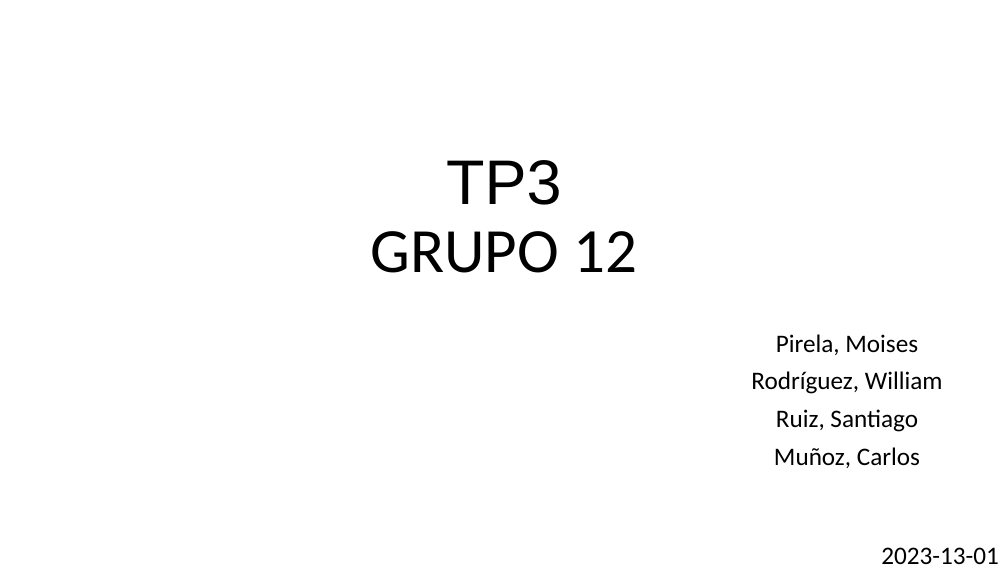
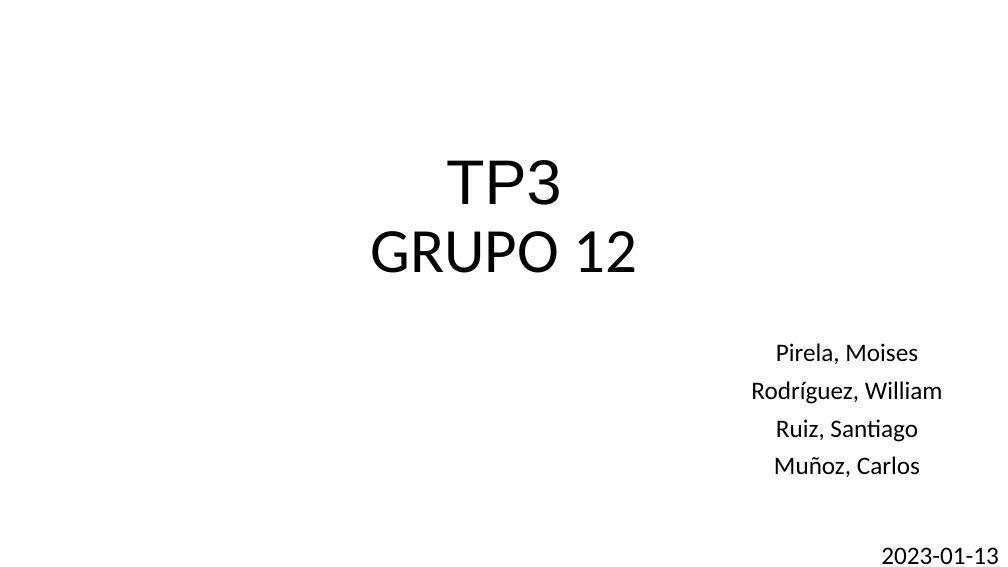
Before and after one commit to asasa293/limpieza_datos, a slide deck: slide 1 of TP3/TP3_Grupo12.pptx. Drawn at 1008x567 pixels with LibreOffice and Linux fonts; fonts in the diff are those of the drawing. Boxes give left, top, right and bottom in pixels: in the first picture for what was removed or moved away, otherwise in the second. Text is boxed around its words. In the diff, an @@ line names an element or a change of style, - is before the commit and + after.

```diff
--- a/TP3/TP3_Grupo12.pptx
+++ b/TP3/TP3_Grupo12.pptx
@@ subtitle "Pirela, Moises" moved from (x1=751, y1=334, x2=943, y2=468) to (x1=751, y1=343, x2=943, y2=477) @@
@@ text at (x1=881, y1=547, x2=998, y2=564): text changed @@
-2023-13-01
+2023-01-13
```
Also in this commit, not shown: 2 other slides changed, 2 slides added.
